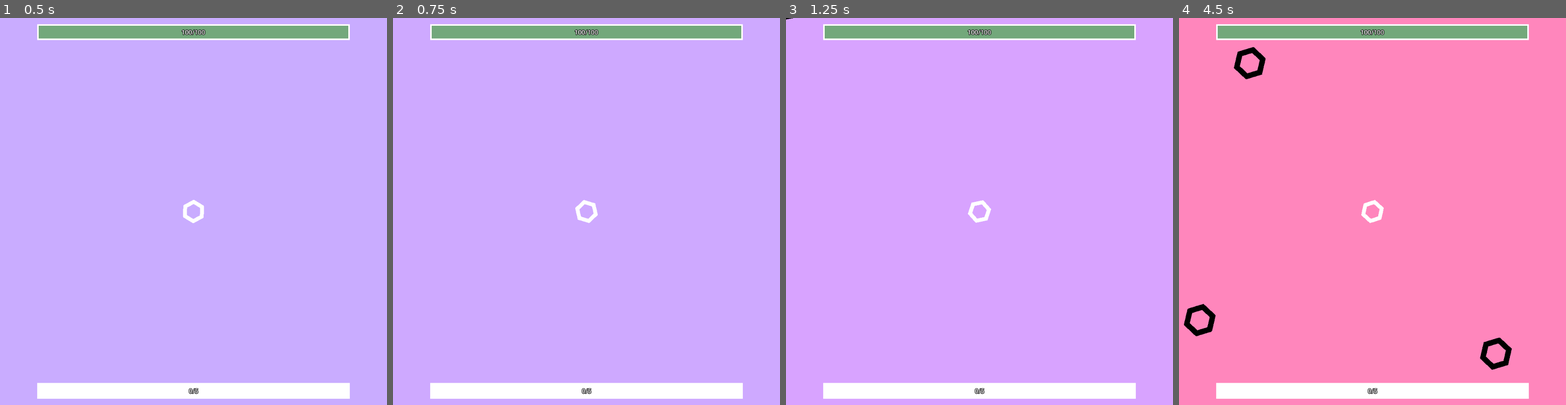
Above: before the commit, frames 1-4 (left to right).
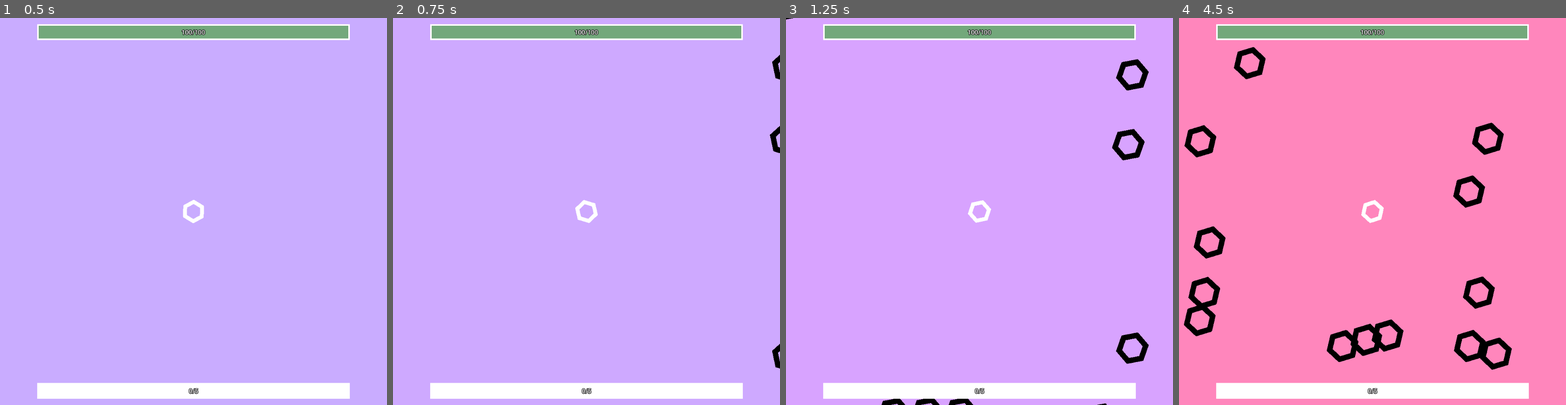
Above: after the commit, the same moments.

Repository: pharnisch/Hexagonal-Havoc
Game: Godot game, scene res://map_1.tscn
Same seed, same stepped clock (60 frames per second), same inputs: the game is played once before the commit and once after it.
Inputs:
- Up to frame 1 (0.5 s): no input
- Up to frame 2 (0.75 s): tap Enter at 0.5 s; hold Right (ui_right) from 0.53 s (still down)
- Up to frame 3 (1.25 s): keep holding Right (ui_right)
- Up to frame 4 (4.5 s): release Right (ui_right) at 1.28 s; hold Down (ui_down) 1.28-2.03 s; hold Right (ui_right) 2.03-2.78 s; hold Up (ui_up) 2.78-3.53 s; hold Left (ui_left) from 3.53 s (still down)

Frame 1 is identical in both runs. In frame 2, 0.3% of the frame differs, in the area x 97-100%, y 9-91%; in frame 3, 1.2%; in frame 4, 3.0%, in the area x 1-84%, y 27-89%.

Commit message:
.

Diff:
--- a/SkillSystem.gd
+++ b/SkillSystem.gd
@@ -35,6 +35,7 @@
 		self.update()
 
 func update():
+	print("EMIT")
 	skills_updated.emit(self.state)
 
 func get_random_skill_options(n):
@@ -206,6 +207,7 @@
 			overshoot = 0, # todo: make main line longer (maximum 3 times long)
 			sun_beam = 0,
 			attack_range = 0, # todo: create second attack range
+			chain_lightning = 0,
 
 			element = null,
 		},
--- a/map_1.gd
+++ b/map_1.gd
@@ -108,7 +108,7 @@
 				{
 					"spawn_time": 0,
 					"enemy_type": self.hexagon_enemy,
-					"amount": 2 + round(difficulty_coefficient/1.5),
+					"amount": 12 + round(difficulty_coefficient/1.5),
 					"shape": shapes[self.rng.randi_range(0,shapes.size()-1)],
 					"shape_args": {"radius":600,"sep":100},
 					"walking_variant": self.rng.randi_range(1,4),
--- a/player.gd
+++ b/player.gd
@@ -16,7 +16,13 @@
 	pass
 
 func _physics_process(delta):
-	skill_system = self.get_node("Weapon").get_node("SkillSystem")
+
+	if self.hp == null:
+		skill_system = self.get_node("Weapon").get_node("SkillSystem")
+		skill_system.skills_updated.connect(on_skills_update)
+		self.hp = self.get_node("HealthPool")
+
+
 	var move_direction = Vector2()
 	move_direction.x = Input.get_action_strength("ui_right") - Input.get_action_strength("ui_left")
 	move_direction.y = Input.get_action_strength("ui_down") - Input.get_action_strength("ui_up")
@@ -30,9 +36,7 @@
 		hurtbox_dmg += delta * cb.melee_dmg
 	if hurtbox_dmg > 0:
 		#print("player gets hurtbox dmg:", hurtbox_dmg)
-		if self.hp == null:
-			self.get_node("Weapon").get_node("SkillSystem").skills_updated.connect(on_skills_update)
-			self.hp = self.get_node("HealthPool")
+
 		self.hp._get_damage(hurtbox_dmg, ":(")
 		#print(self.hp.health)
 
@@ -43,6 +47,7 @@
 	#get_node("/root/Map_1/UI/RestartButton").visible = true
 
 func on_skills_update(skills):
+	print("CHAR:UPDATE")
 	var new_max_health = 100 + skills.life_max * 50
 	#print(new_max_health, self.hp.max_health)
 	if new_max_health > self.hp.max_health:
@@ -53,6 +58,7 @@
 	self.hp.health_regen_per_sec = 1 + skills.life_reg * 0.5
 	self.get_node("AttackRangeCircle").scale = Vector2(1,1) * (1 + skills.circle.attack_range * 0.2 + skills.attack_range * 0.1)
 	self.get_node("AttackRangeLine").scale = Vector2(1,1) * (1 + skills.line.attack_range * 0.2 + skills.attack_range * 0.1)
+	print(self.get_node("AttackRangeLine").scale)
 	self.exp_bonus = skills.exp_bonus * 0.1
 
 func gain_exp(gain):
--- a/skill_container.gd
+++ b/skill_container.gd
@@ -123,6 +123,7 @@
 			overshoot = "+25% Beam Length [LINE]", # todo: make main line longer (maximum 3 times long)
 			sun_beam = "+2.5% Sun Beam Proc Chance [LINE]",
 			attack_range = "+20% Attack Range [LINE]", # todo: create second attack range
+			chain_lightning = "+15% Chain Lightning",
 
 			#element = null,
 		},
--- a/weapon.gd
+++ b/weapon.gd
@@ -111,29 +111,65 @@
 		return
 	var sun_proc = self.rng.randf_range(0,1) <= self.line_sun_beam
 	if sun_proc:
-		self.beam_sun(bullet_template, nearest_enemy.global_position)
+		self.beam_sun(bullet_template, nearest_enemy)
 	else:
-		self._beam(bullet_template, nearest_enemy.global_position)
-
-func _beam(bullet_template, target_position, main_beam = true):
+		self._beam(bullet_template, nearest_enemy)
+
+func _beam(bullet_template, target, from_object = null, names_hit = ["Player"]):
+	var from_position = null
+	if from_object == null:
+		from_object = owner
+	if typeof(from_object) == typeof(false):
+		return
+	from_position = from_object.global_position
+
+	#print(from_position, target_position)
+
 	var new_bullet = bullet_template.instantiate()
 
+	var target_position = target.global_position
 	# overshooting scale
-	var v = target_position - owner.global_position
-	target_position = owner.global_position + v * (1 + self.line_overshoot / 4.)
-
-	new_bullet.set_points(owner.global_position, target_position)
+	var v = target_position - from_position
+	target_position = from_position + v * (1 + self.line_overshoot / 4.)
+
+	new_bullet.set_points(from_position, target_position)
 	new_bullet.damage = 10 * 8 * (1 + self.skill_state.line.damage / 10. + self.skill_state.damage / 30.)
 	new_bullet.living_time = 0.5 * (1 + self.skill_state.line.living_time / 4. + self.skill_state.living_time / 8.)
 	new_bullet.crit = 0.05 + 1. * (self.skill_state.line.crit / 8. + self.skill_state.crit / 20.)
 	new_bullet.crit_factor = 2.0 * (1 + self.skill_state.line.crit_factor / 5. + self.skill_state.crit_factor / 10.)
 	#new_bullet.destructable = !self.skill_state.line.indestructable
-	new_bullet.destructable = !(self.rng.randf_range(0,1) <= self.skill_state.line.indestructable * 0.15)
+	new_bullet.destructable = false #!(self.rng.randf_range(0,1) <= self.skill_state.line.indestructable * 0.15)
 	owner.owner.add_child(new_bullet)
 
-func beam_sun(bullet_template, main_target_position):
-	self._beam(bullet_template, main_target_position)
-	var velocity = main_target_position - owner.global_position
+	var lightning_proc = self.rng.randf_range(0,1) <= 0.15 * self.skill_state.line.chain_lightning
+	if lightning_proc:
+		var circle_shape = CircleShape2D.new()
+		circle_shape.radius = 125 + 25 * self.skill_state.line.attack_range
+		var query_params = PhysicsShapeQueryParameters2D.new()
+		query_params.shape = circle_shape
+		query_params.transform = Transform2D(0, target_position)
+		var space_state = get_world_2d().direct_space_state
+		var result = space_state.intersect_shape(query_params)
+		var filtered_result = []
+		names_hit.append(from_object.name)
+		for res in result:
+			for name_hit in names_hit:
+				if name_hit in res["collider"].name:
+					continue
+			#if "Player" in res["collider"].name:
+			#	continue
+			#if res["collider"] == from_object:
+			#	continue
+			filtered_result.append(res)
+		if filtered_result.size() == 0:
+			return
+
+		self._beam(bullet_template, result[0]["collider"], target, names_hit)
+
+
+func beam_sun(bullet_template, main_target):
+	self._beam(bullet_template, main_target)
+	var velocity = main_target.global_position - owner.global_position
 	var total_beams = 12
 	var min_factor = 1.
 	var max_factor = 2.
